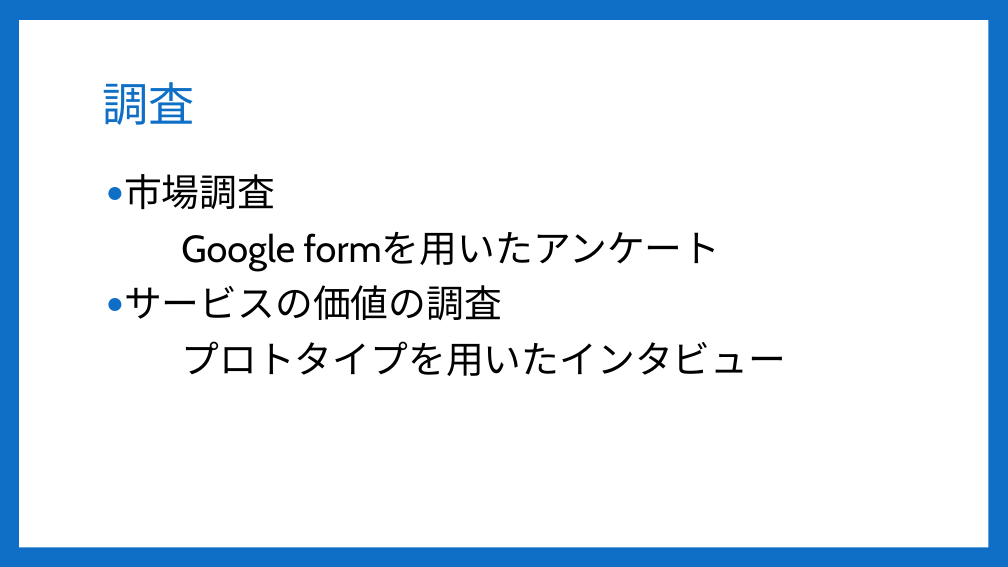
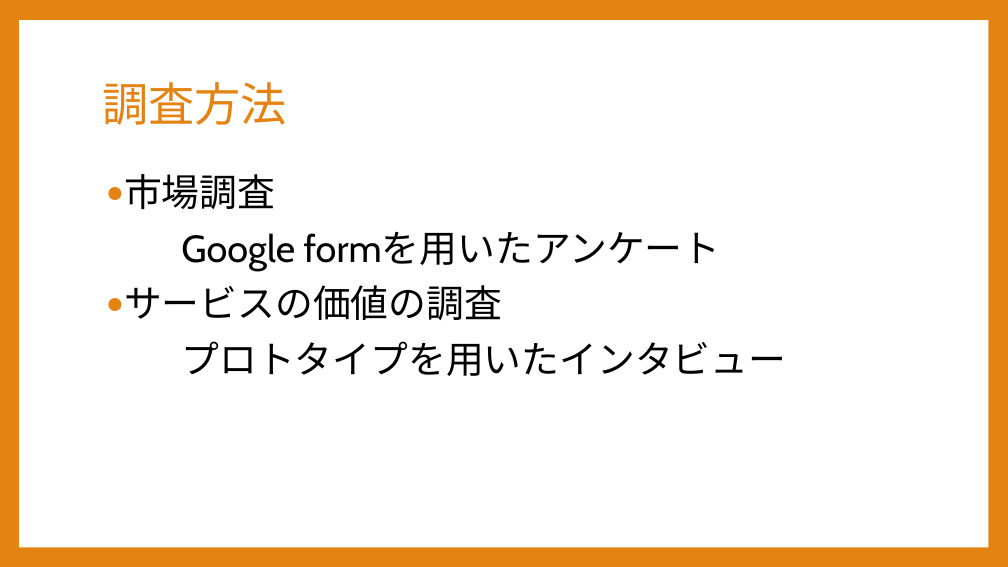
Before and after one commit to Sorarinu/ProjectP2016_F, a slide deck: slide 9 of production-idea/第2回中間発表改定２.pptx (slide 7 before the commit). Drawn at 1008x567 pixels with LibreOffice and Linux fonts; fonts in the diff are those of the drawing. Boxes give left, top, right and bottom in pixels: in the first picture for what was removed or moved away, otherwise in the second. Text is boxed around its words. In the diff, an @@ line names an element or a change of style, - is before the commit and + after.

```diff
--- a/production-idea/第2回中間発表改定２.pptx
+++ b/production-idea/第2回中間発表改定２.pptx
@@ background #0F6FC6 to #E48312 @@
@@ title at (102, 82, 287, 125): text changed; text colour #0F6FC6 to #E48312 @@
-調査
+調査方法
@@ text at (124, 174, 502, 320): bullet colour #0F6FC6 to #E48312 @@
```
Also in this commit, not shown: 12 other slides changed, 2 slides added.
